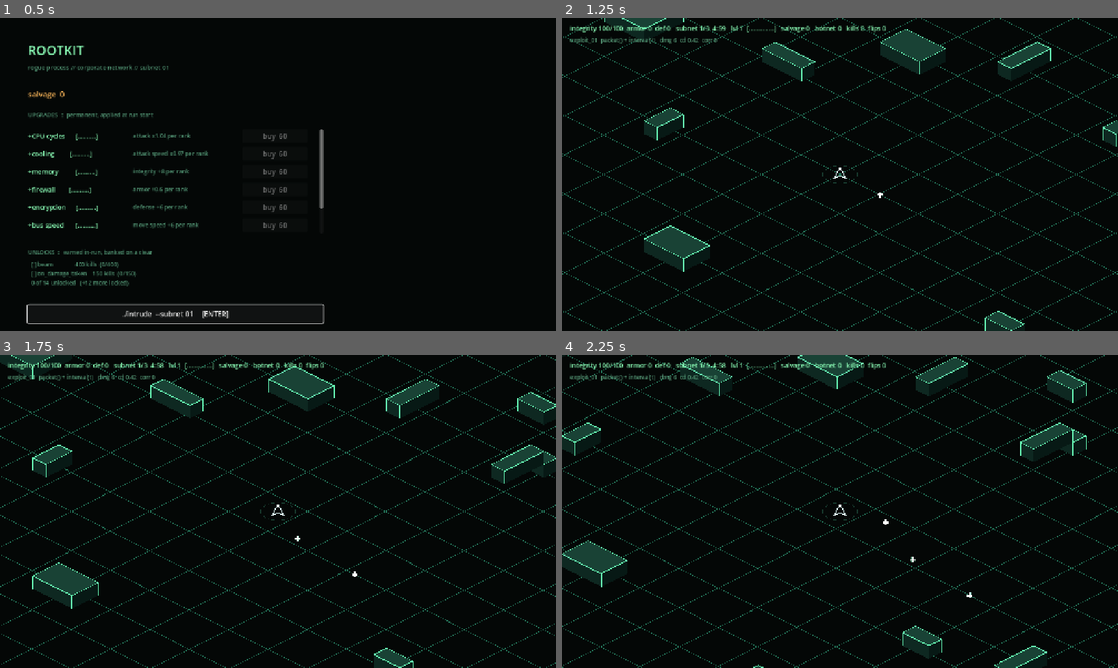
Above: before the commit, frames 1-4 (two rows, left to right).
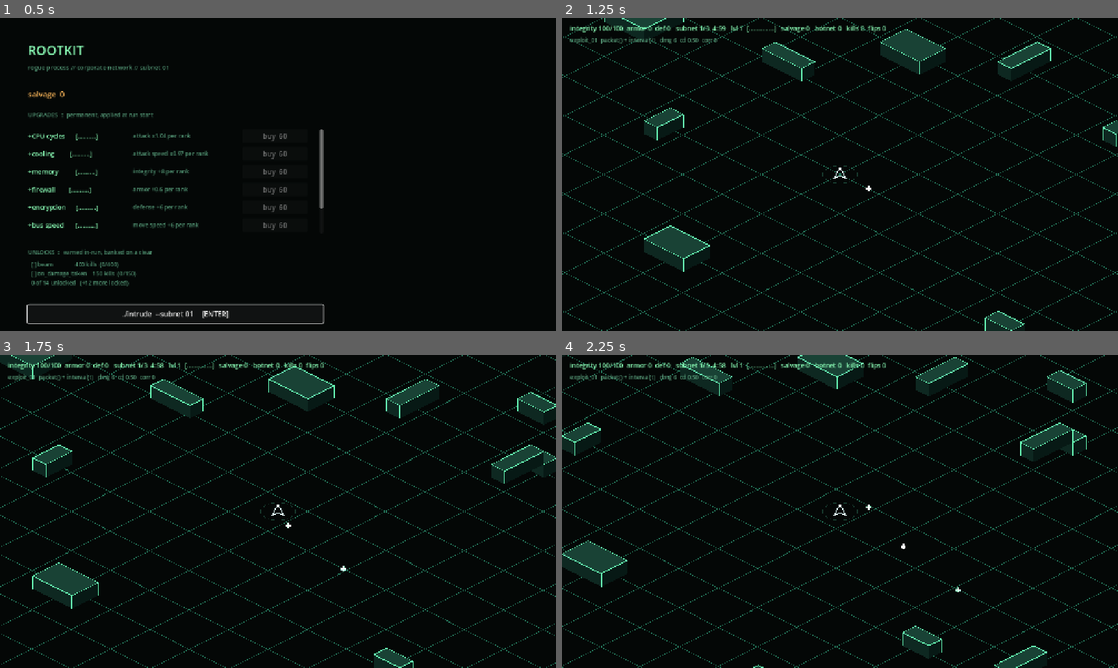
Above: after the commit, the same moments.

Repository: seanperkins/rootkit-game
Game: Godot game, scene res://scenes/main.tscn
Same seed, same stepped clock (60 frames per second), same inputs: the game is played once before the commit and once after it.
Inputs:
- Up to frame 1 (0.5 s): no input
- Up to frame 2 (1.25 s): click "./intrude --subnet 01 [ENTER]" at 0.5 s
- Up to frame 3 (1.75 s): tap Enter at 1.25, 1.35 s; hold D from 1.28 s (still down)
- Up to frame 4 (2.25 s): release D at 2.03 s; hold S from 2.03 s (still down); tap Keypad Enter at 2.1 s

Frame 1 is identical in both runs. In frame 2, less than 0.1% of the frame differs, in the area x 23-58%, y 6-58%; in frame 3, less than 0.1%; in frame 4, less than 0.1%, in the area x 23-74%, y 6-78%.

Commit message:
feat: triggers pay on the axis their frequency suits

Diff:
--- a/data/module_table.gd
+++ b/data/module_table.gd
@@ -47,20 +47,32 @@
 			{&"damage": 3.5, &"pierce": 3.0, &"radius": 240.0, &"cooldown": 0.6}, [], V.BEAM),
 
 		# --- TRIGGER --------------------------------------------------------
+		# Triggers are paid on the axis their FREQUENCY suits. A frequent one is
+		# paid in cadence, because its value is rate; a rare one is paid in
+		# burst, because its value is the moment. on_flip is paid in corruption,
+		# the resource its own build runs on.
+		#
+		# interval sits at 1.00 — the baseline every other trigger is measured
+		# against, not a bonus. It used to be 0.85, which made it both faster
+		# AND unconditional while every event trigger cost cadence for a
+		# condition: an event trigger could never win, in any build.
 		Module.make(&"interval", "interval(t)", S.TRIGGER,
-			{&"cadence_mult": 0.85}, [], 0, T.INTERVAL),
+			{&"cadence_mult": 1.00}, [], 0, T.INTERVAL),
 		Module.make(&"on_kill", "on_kill()", S.TRIGGER,
-			{&"damage": 3.0, &"cadence_mult": 1.52}, [], 0, T.ON_KILL),
+			{&"damage": 3.0, &"cadence_mult": 0.70}, [], 0, T.ON_KILL),
 		Module.make(&"on_hit", "on_hit()", S.TRIGGER,
-			{&"damage": 1.0, &"cadence_mult": 1.30}, [], 0, T.ON_HIT),
+			{&"damage": 1.0, &"cadence_mult": 0.62}, [], 0, T.ON_HIT),
 		Module.make(&"on_damage_taken", "on_damage_taken()", S.TRIGGER,
-			{&"damage": 8.0, &"radius": 40.0}, [], 0, T.ON_DAMAGE_TAKEN),
+			{&"damage": 8.0, &"radius": 40.0, &"cadence_mult": 0.90,
+			 &"burst": 3.0}, [], 0, T.ON_DAMAGE_TAKEN),
 		Module.make(&"on_low_integrity", "on_low_integrity()", S.TRIGGER,
-			{&"damage": 6.0, &"cadence_mult": 1.35}, [], 0, T.ON_LOW_INTEGRITY),
+			{&"damage": 6.0, &"cadence_mult": 1.00, &"burst": 5.0}, [], 0,
+			T.ON_LOW_INTEGRITY),
 		Module.make(&"on_flip", "on_flip()", S.TRIGGER,
-			{&"damage": 4.0, &"cadence_mult": 1.28}, [], 0, T.ON_FLIP),
+			{&"corruption": 2.0, &"cadence_mult": 0.74}, [&"corruption"], 0,
+			T.ON_FLIP),
 		Module.make(&"on_level_up", "on_level_up()", S.TRIGGER,
-			{&"damage": 5.0, &"cadence_mult": 1.20}, [], 0, T.ON_LEVEL_UP),
+			{&"cadence_mult": 1.00, &"burst": 8.0}, [], 0, T.ON_LEVEL_UP),
 
 		# --- VECTOR, attack -------------------------------------------------
 		Module.make(&"spike", "spike()", S.VECTOR,
--- a/scripts/build/compiler.gd
+++ b/scripts/build/compiler.gd
@@ -118,6 +118,7 @@
 	r.chain_count = floori(r.chain_count)
 	r.botnet_cap = floori(r.botnet_cap)
 	r.orbit_count = floori(r.orbit_count)
+	r.burst = floori(r.burst)
 	return r
 
 ## Rank scales the two directions of a cadence factor differently, and each half
@@ -214,6 +215,11 @@
 	# reads the raw base — so its only distinct behaviour IS the broken ratio.
 	if m.slot == Module.Slot.VECTOR and m.stats.has(&"cadence_mult"):
 		errs.append("module '%s': a VECTOR may not carry cadence_mult" % m.id)
+	# burst is how many times an EVENT produces a shot, so it is meaningless on
+	# anything but a trigger — and a payload carrying it would read as a damage
+	# multiplier that silently does nothing on an interval build.
+	if m.slot != Module.Slot.TRIGGER and m.stats.has(&"burst"):
+		errs.append("module '%s': only a TRIGGER may carry burst" % m.id)
 
 	# The guarantee's other precondition: below this the ABSOLUTE floor binds for
 	# some vectors and not others, and the ratio collapses. Requires the KEY, not
--- a/scripts/build/module.gd
+++ b/scripts/build/module.gd
@@ -17,6 +17,7 @@
 	&"ward_armor", &"ward_defense", &"ward_clock_speed", &"ward_duration",
 	&"travel", &"cadence_mult",
 	&"knockback", &"slow_amount", &"slow_duration", &"shield", &"orbit_count",
+	&"burst",
 ]
 
 @export var id: StringName
--- a/scripts/build/resolved_exploit.gd
+++ b/scripts/build/resolved_exploit.gd
@@ -58,6 +58,14 @@
 ## contributions make 1, and Compiler.build floors it once at the end.
 var orbit_count = 0
 
+## How many times the vector emits per TRIGGER event.
+##
+## Zero means one emission, deliberately. cadence_mult is already the only field
+## here that does not default to zero, and its own comment warns that anything
+## resetting fields generically breaks quietly on it — a second such field would
+## double that trap for no gain. Untyped like pierce so two halves fold to one.
+var burst = 0
+
 ## PACKET only: how far a projectile flies before it expires. Separate from
 ## radius, which already means "effect radius" to BROADCAST/CHAIN/BEAM and which
 ## fork_bomb contributes 60.0 of — overloading it would let an unrelated payload
--- a/scripts/run/run.gd
+++ b/scripts/run/run.gd
@@ -793,11 +793,18 @@
 		if not r.inert and r.trigger_kind == kind:
 			_try_event_fire(ei, r)
 
+## Bounded for the same reason FIRE_BUDGET bounds the interval path: a stat that
+## multiplies emissions is a stat that can be stacked.
+const BURST_MAX := 12
+
 func _try_event_fire(ei: int, r: ResolvedExploit) -> bool:
 	if _fire_cd[ei] > 0.0:
 		return false
 	_fire_cd[ei] = r.cooldown
-	_emit_vector(ei, r)
+	# Rarity is paid in emissions: a trigger that fires once a level should
+	# produce a moment, while one that fires on every hit should not.
+	for k in clampi(maxi(int(r.burst), 1), 1, BURST_MAX):
+		_emit_vector(ei, r)
 	return true
 
 func _step5_fire(dt: float) -> void:
--- a/tests/test_build.gd
+++ b/tests/test_build.gd
@@ -4,7 +4,7 @@
 ## the enclosing function WITHOUT failing the suite — verified: a missing property
 ## access here printed a SCRIPT ERROR and the suite still reported "PASS — all
 ## cases" while four checks never ran. Counting them makes that loud.
-const EXPECTED_CHECKS := 63
+const EXPECTED_CHECKS := 76
 
 var failures := 0
 var checks := 0
@@ -31,6 +31,7 @@
 	cadence_mult_folds_by_product()
 	new_keys_fold_by_their_rule()
 	the_new_modules_are_present_and_valid()
+	triggers_earn_their_keep()
 	ward_folds_by_max()
 	rank_carve_outs()
 	ward_equality()
@@ -313,16 +314,19 @@
 	var r := ResolvedExploit.new()
 	_check("cadence_mult defaults to 1.0", r.cadence_mult, 1.0)
 	_check("cadence_mult is a legal stat key", &"cadence_mult" in Module.STAT_KEYS, true)
-	# 22 since the module set: knockback, slow_amount, slow_duration, shield,
-	# orbit_count. Pinned because STAT_KEYS is a CLOSED set whose every member
-	# must be a field on ResolvedExploit — a key added without its field makes
-	# _fold write into nothing at all.
-	_check("STAT_KEYS is 22", Module.STAT_KEYS.size(), 22)
+	# 23: the module set added knockback, slow_amount, slow_duration, shield and
+	# orbit_count, and the trigger rework added burst. Pinned because STAT_KEYS
+	# is a CLOSED set whose every member must be a field on ResolvedExploit — a
+	# key added without its field makes _fold write into nothing at all.
+	_check("STAT_KEYS is 23", Module.STAT_KEYS.size(), 23)
 	var zero_defaults := 0
 	for k in Module.STAT_KEYS:
 		if float(r.get(k)) == 0.0:
 			zero_defaults += 1
-	_check("every OTHER stat key defaults to zero", zero_defaults, 21)
+	# cadence_mult is still the only one that does not, and burst was
+	# deliberately kept a zero-default (0 reads as one emission) so it stays
+	# that way.
+	_check("every OTHER stat key defaults to zero", zero_defaults, 22)
 
 ## Rank scales the two directions differently, because each is the rule the other
 ## breaks under. Compounding a COST makes ranking on_kill a -53%..-63% DPS trap;
@@ -420,3 +424,36 @@
 		if not SaveGame._milestone_met(id, d):
 			unearnable += 1
 	_check("every locked module is reachable by playing", unearnable, 0)
+
+## The trigger rework. interval used to be BOTH faster than every event trigger
+## and unconditional, so no build could ever prefer one — the ordering below is
+## the fix, and it is worth pinning because a single number regresses it.
+func triggers_earn_their_keep() -> void:
+	var by_id := ModuleTable.by_id()
+	var interval: float = by_id[&"interval"].stats[&"cadence_mult"]
+	_check("interval is the baseline, not a bonus", interval, 1.00)
+
+	# The frequent triggers beat the metronome on RATE when their condition is
+	# hot. That is the whole point: a conditional trigger has to be able to win.
+	for id in [&"on_hit", &"on_kill", &"on_flip"]:
+		_check("%s out-paces interval when hot" % id,
+			float(by_id[id].stats[&"cadence_mult"]) < interval, true)
+
+	# The rare ones are paid in emissions instead, so rarity buys a moment.
+	for id in [&"on_damage_taken", &"on_low_integrity", &"on_level_up"]:
+		_check("%s bursts" % id, float(by_id[id].stats.get(&"burst", 0.0)) > 1.0, true)
+	# And the frequent ones are NOT, or they would win on both axes at once.
+	for id in [&"on_hit", &"on_kill", &"on_flip"]:
+		_check("%s does not burst" % id, by_id[id].stats.has(&"burst"), false)
+
+	# on_flip pays in the resource its own build runs on, which is what stops it
+	# being on_kill with extra steps.
+	_check("on_flip pays in corruption",
+		by_id[&"on_flip"].stats.has(&"corruption"), true)
+	_check("and carries the tag that makes it count",
+		by_id[&"on_flip"].has_tag(&"corruption"), true)
+
+	# burst is meaningless outside a trigger.
+	var bad := Module.make(&"b_bad", "bad", Module.Slot.PAYLOAD, {&"burst": 3.0})
+	_check("a payload carrying burst is rejected",
+		Compiler.validate(bad).size() > 0, true)
--- a/tests/test_cadence.gd
+++ b/tests/test_cadence.gd
@@ -12,7 +12,7 @@
 ## A GDScript runtime error aborts its enclosing function WITHOUT failing the
 ## suite, so a file whose checks stop executing reports PASS while testing
 ## nothing. Counting them makes that loud.
-const EXPECTED_CHECKS := 25
+const EXPECTED_CHECKS := 26
 
 var failures := 0
 var checks := 0
@@ -97,11 +97,17 @@
 ## Reaching the floor is not a failure: every vector bottoms out at the same
 ## fraction of a DIFFERENT base, so ratios hold there too — and all four floor
 ## together, never some.
+##
+## Driven by on_hit rather than interval. interval sits at 1.00 now and
+## contributes nothing to the product, so no legal build reaches the floor
+## through it — which is not a regression but a relocation: the floor's job
+## moved to the fast event triggers, which is exactly where a runaway cadence
+## can now come from.
 func the_floor_preserves_ratios() -> void:
 	var floored := 0
 	for v in [&"packet", &"beam", &"broadcast", &"chain"]:
 		var base: float = T[v].stats[&"cooldown"]
-		var cd := _build(v, &"interval", [&"overclock", &"overclock"], 5, [5, 5], 0.70)
+		var cd := _build(v, &"on_hit", [&"overclock"], 5, [5], 0.70)
 		_check("%s floors at its own fraction" % v, cd, base * Compiler.MIN_CADENCE_FRACTION)
 		if abs(cd - base * Compiler.MIN_CADENCE_FRACTION) < 1e-9:
 			floored += 1
@@ -111,16 +117,21 @@
 ## Reductions compound and converge; costs accumulate linearly. Compounding a
 ## cost was measured as a -53%..-63% DPS trap on the option best_target scores
 ## highest, and applying a reduction linearly goes negative at rank 6.
+## Driven by a SYNTHETIC cost, because after the trigger rework the shipped
+## table has none: every trigger now sits at or below 1.00, since rarity is paid
+## in burst rather than punished in cadence. The asymmetry rule still guards
+## Compiler._rank_factor against the next module that carries one, so it is
+## pinned here rather than deleted along with its last user.
 func rank_is_asymmetric() -> void:
 	var base: float = T[&"broadcast"].stats[&"cooldown"]
-	var interval_f: float = T[&"interval"].stats[&"cadence_mult"]
 	var on_kill_f: float = T[&"on_kill"].stats[&"cadence_mult"]
 
 	_check("a reduction compounds with rank",
-		_build(&"broadcast", &"interval", [], 3, [], 1.0), base * pow(interval_f, 3))
-	_check("a cost accumulates with rank",
-		_build(&"broadcast", &"on_kill", [], 3, [], 1.0),
-		base * (1.0 + (on_kill_f - 1.0) * 3.0))
+		_build(&"broadcast", &"on_kill", [], 3, [], 1.0), base * pow(on_kill_f, 3))
+	_check("a cost accumulates with rank, never compounds",
+		Compiler._rank_factor(1.52, 3), 1.0 + 0.52 * 3.0)
+	_check("and compounding it would have been far worse",
+		pow(1.52, 3) > 1.0 + 0.52 * 3.0, true)
 
 	# Scoped to the BARE vector + trigger build on purpose. With a flat-damage
 	# payload the worst r5/r1 DPS ratio measured 0.484, so an unscoped bound fails.
@@ -129,7 +140,7 @@
 		var dmg5: float = float(T[v].stats[&"damage"]) + float(T[&"on_kill"].stats[&"damage"]) * 5.0
 		var dps1: float = dmg1 / _build(v, &"on_kill", [], 1, [], 1.0)
 		var dps5: float = dmg5 / _build(v, &"on_kill", [], 5, [], 1.0)
-		_check("%s: ranking on_kill costs at most 20%% DPS (bare build)" % v,
+		_check("%s: ranking on_kill never costs DPS (bare build)" % v,
 			dps5 >= dps1 * 0.80, true)
 
 ## Each rule was measured passing validate() while breaking something.
--- a/tests/test_effects.gd
+++ b/tests/test_effects.gd
@@ -5,12 +5,14 @@
 
 var failures := 0
 var finished := {}
-const CASES := ["knockback_pushes_then_fades", "the_shield_absorbs_before_integrity"]
+const CASES := ["knockback_pushes_then_fades", "the_shield_absorbs_before_integrity",
+	"burst_emits_more_than_once"]
 
 func _initialize() -> void:
 	print("ROOTKIT — module effects\n")
 	await knockback_pushes_then_fades()
 	await the_shield_absorbs_before_integrity()
+	await burst_emits_more_than_once()
 	print("")
 	for c in CASES:
 		if not finished.has(c):
@@ -79,3 +81,44 @@
 	_check("with no shield the hit lands in full", r.player_health < hp2, true)
 	r.free()
 	finished["the_shield_absorbs_before_integrity"] = true
+
+## A trigger's burst is how many times the vector emits for one event, so the
+## observable is the number of shots produced, not a number on the struct.
+func burst_emits_more_than_once() -> void:
+	var r := await _fresh_run()
+	var t := ModuleTable.by_id()
+	var ex := Exploit.new()
+	ex.place(t[&"packet"])
+	ex.place(t[&"on_level_up"])          # burst 8
+	r.loadout.exploits.append(ex)
+	r._recompile()
+	var ei: int = r.loadout.exploits.size() - 1
+	var res: ResolvedExploit = r.resolved[ei]
+	_check("the exploit resolved a burst", res.burst, 8)
+
+	var before: int = r.projectiles.count
+	r._fire_cd[ei] = 0.0
+	r._try_event_fire(ei, res)
+	_check("one event produced eight shots", r.projectiles.count - before, 8)
+
+	# And it is still gated: a second event inside the cooldown fires nothing.
+	var after: int = r.projectiles.count
+	_check("a second event inside the cooldown is refused",
+		r._try_event_fire(ei, res), false)
+	_check("and produced no shots", r.projectiles.count, after)
+
+	# A trigger with no burst stat emits exactly once — zero must read as one.
+	var ex2 := Exploit.new()
+	ex2.place(t[&"packet"])
+	ex2.place(t[&"on_kill"])
+	r.loadout.exploits.append(ex2)
+	r._recompile()
+	var ei2: int = r.loadout.exploits.size() - 1
+	var res2: ResolvedExploit = r.resolved[ei2]
+	_check("a burstless trigger resolves zero", res2.burst, 0)
+	var b2: int = r.projectiles.count
+	r._fire_cd[ei2] = 0.0
+	r._try_event_fire(ei2, res2)
+	_check("and still emits exactly once", r.projectiles.count - b2, 1)
+	r.free()
+	finished["burst_emits_more_than_once"] = true
Not shown, changed: README.md
